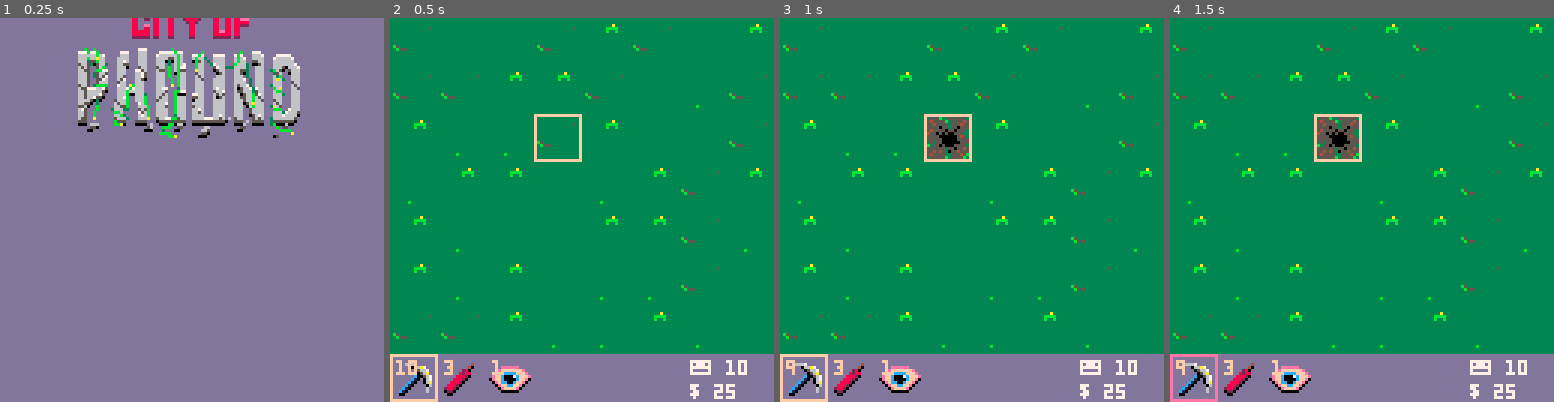
Above: before the commit, frames 1-4 (left to right).
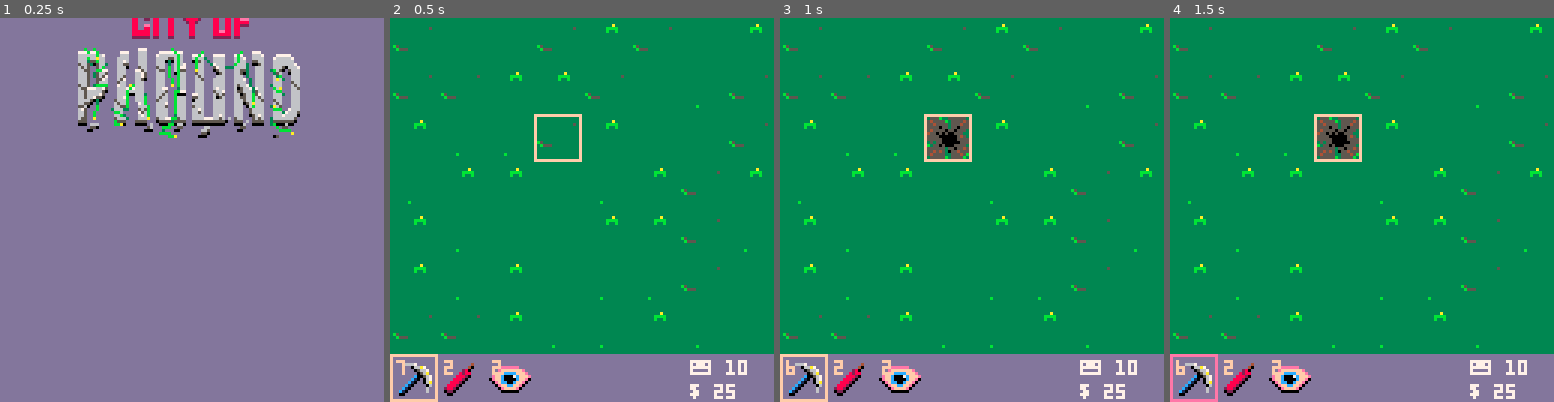
Above: after the commit, the same moments.

Repository: seanpackham/lost-and-found
Game: PICO-8 cartridge main.p8
Two runs of this game, one before a commit and one after it. Both use one fixed random seed, a clock stepped at 60 frames per second and the inputs below.
Inputs:
- Up to frame 1 (0.25 s): no input
- Up to frame 2 (0.5 s): tap X (X key) at 0.33 s
- Up to frame 3 (1 s): tap O (Z key) at 0.7 s
- Up to frame 4 (1.5 s): tap X (X key) at 1.07 s

Frame 1 is identical in both runs. In frame 2, 0.2% of the frame differs, in the area x 1-29%, y 89-93%; in frame 3, 0.1%; in frame 4, 0.1%.

Commit message:
Update main.p8

Diff:
--- a/main.p8
+++ b/main.p8
@@ -350,15 +350,15 @@
 	add_trap("snake", 		3, 1, 66)
 	add_trap("spikes", 	1, 1, 14)
 	add_trap("spider", 	2, 1, 70)
-	add_trap("boulder", 2, 1, 72)
+	add_trap("boulder", 2, 2, 72)
 	add_trap("skull", 		1, 2, 64)
 
 	add_loot("chest", 		1, 25, 40)
 
 	-- items
-	add_item("pick", 				10, 10, 100)
-	add_item("bomb", 				3, 20, 98)
-	add_item("vision", 		1, 50, 96)
+	add_item("pick", 				7, 15, 100)
+	add_item("bomb", 				2, 30, 98)
+	add_item("vision", 		2, 20, 96)
 	-- add_item("antidote", 1, 15, 102)
 
 	-- grasses
